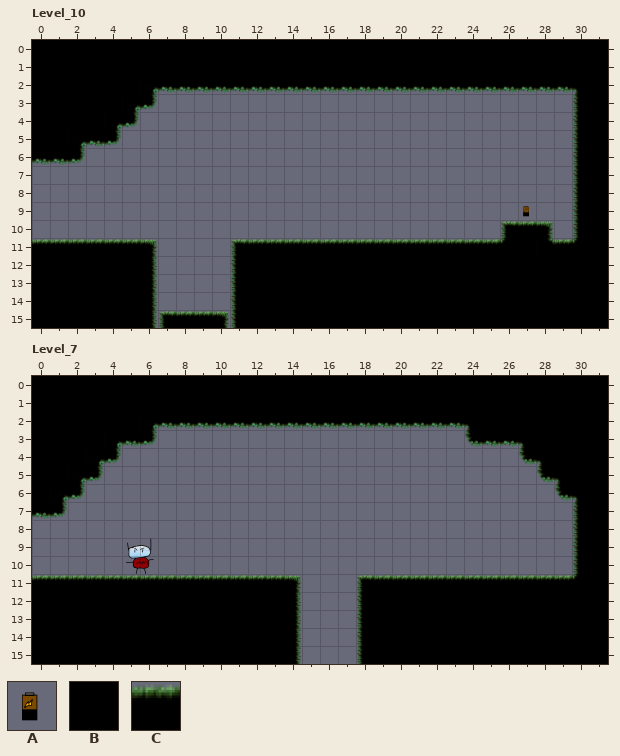
A LDtk project gets an edit: assets/main.ldtk. The picture above is the old version.
Cells are 128x128 px. Shown: Level_10 x 0..31, y 0..15; Level_7 x 0..31, y 0..15. The commit also changed other parts of the map, which this record leaves out.
Key: from "Battery": A 0; from "IntGrid": B 1 "Collision", C 2 "Spikes".
_ is an empty cell.
Objects are placed by their top-left corner, in cells (3,4 is the top-left corner of cell 3,4); size is 1x1 cell unless given.
Layer "IntGrid" before, Level_10, first column x 0:
 0 BBBBBBBBBBBBBBBBBBBBBBBBBBBBBBBB
 1 BBBBBBBBBBBBBBBBBBBBBBBBBBBBBBBB
 2 BBBBBBBBBBBBBBBBBBBBBBBBBBBBBBBB
 3 BBBBBBB_______________________BB
 4 BBBBBB________________________BB
 5 BBBBB_________________________BB
 6 BBB___________________________BB
 7 ______________________________BB
 8 ______________________________BB
 9 ______________________________BB
10 __________________________BBB_BB
11 BBBBBBB____BBBBBBBBBBBBBBBBBBBBB
12 BBBBBBB____BBBBBBBBBBBBBBBBBBBBB
13 BBBBBBB____BBBBBBBBBBBBBBBBBBBBB
14 BBBBBBB____BBBBBBBBBBBBBBBBBBBBB
15 BBBBBBBCCCCBBBBBBBBBBBBBBBBBBBBB
Objects on layer "Entities" before, Level_10:
A "Battery" at 27,9
Layer "IntGrid" before, Level_7, first column x 0:
 0 BBBBBBBBBBBBBBBBBBBBBBBBBBBBBBBB
 1 BBBBBBBBBBBBBBBBBBBBBBBBBBBBBBBB
 2 BBBBBBBBBBBBBBBBBBBBBBBBBBBBBBBB
 3 BBBBBBB_________________BBBBBBBB
 4 BBBBB______________________BBBBB
 5 BBBB________________________BBBB
 6 BBB__________________________BBB
 7 BB____________________________BB
 8 ______________________________BB
 9 ______________________________BB
10 ______________________________BB
11 BBBBBBBBBBBBBBB___BBBBBBBBBBBBBB
12 BBBBBBBBBBBBBBB___BBBBBBBBBBBBBB
13 BBBBBBBBBBBBBBB___BBBBBBBBBBBBBB
14 BBBBBBBBBBBBBBB___BBBBBBBBBBBBBB
15 BBBBBBBBBBBBBBB___BBBBBBBBBBBBBB
After:
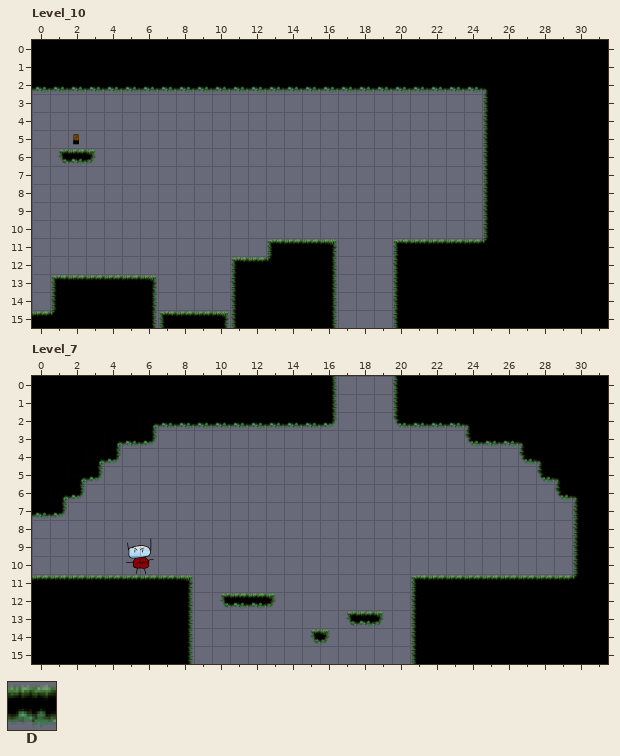
Further tiles: from "IntGrid": D 3 "Platform".
Difference:
Changed rows in their new state; . is an unchanged cell.
Layer "IntGrid", Level_10:
first column x 0:
 3 _______..................BBBBB
 4 ______...................BBBBB
 5 _____....................BBBBB
 6 _DDD.....................BBBBB
 7 .........................BBBBB
 8 .........................BBBBB
 9 .........................BBBBB
10 .........................B...B
11 _______....__....___..........
12 _______..........___..........
13 _................___..........
14 _................___..........
15 .................___..........
Layer "Entities", Level_10:
added: A "Battery" at 2,5
removed: A "Battery" at 27,9
Layer "IntGrid", Level_7:
first column x 17:
 0 ___
 1 ___
 2 ___
first column x 9:
11 ______...___
12 _DDDD_...___
13 ______..DDD_
14 ______DD.___
15 ______...___
